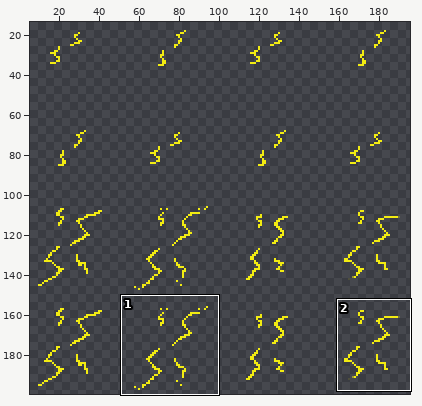
Sprite sheet: assets/sparks.png. The picture above shows the old version from afar; the outline marks the close-up.
Close-up. Earlier state:
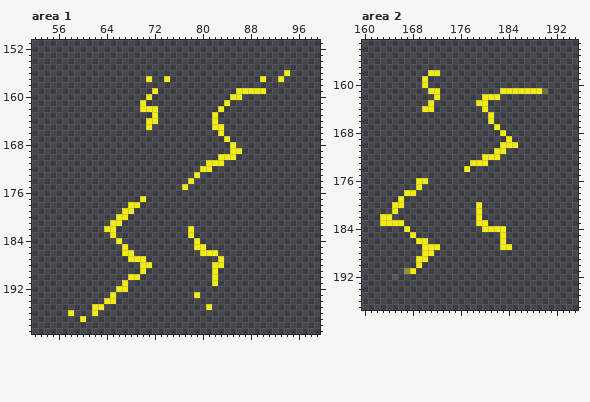
The file is 200x200 pixels. Pixels under 10% opacity are left out. Colours within 5 levels of each other are drawn and written as one. Shown: area 1: x 52..99, y 151..199; area 2: x 160..195, y 153..197. The wide view leaves out empty margins. The commit also changed other parts of the picture, which this record leaves out.
The same view after the edit:
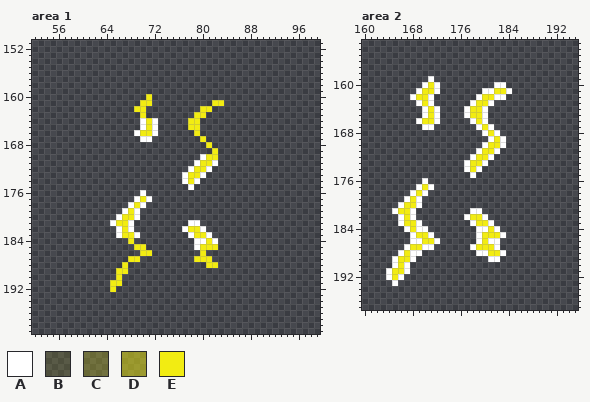
Palette (. is transparent): A #ffffff  B #f2ec121c  C #f2ec1240  D #f2ec1280  E #f2ec12
The edit:
Changed rows in their new state; - is an unchanged pixel.
Area 1:
first column x 58:
156 ------------------------------------.
157 -------------.--.---------------.--.-
159 --------------.-------------.....----
160 ---------------------------..--------
161 -------------E----------EE.----------
162 -----------E-..-------EE-.-----------
163 ------------E-.------EE-.------------
164 ------------A-A-----EE--.------------
165 ------------A-A-----EE--..-----------
166 -----------AEEA------E---.-----------
167 ------------AA--------E---.----------
168 -----------------------E---..--------
169 ------------------------E--..--------
170 ----------------------AEE...---------
171 ---------------------AE-A.-----------
172 --------------------AE-A-------------
173 -------------------AE-A--------------
174 -------------------A-A---------------
175 -------------------.A----------------
176 ------------A------------------------
177 -----------A-A-----------------------
178 ----------A-A------------------------
179 ---------A-A-------------------------
180 --------A-EA-------------------------
181 -------A-EA---------AA---------------
182 ------..AEA--------A-EA--------------
183 -------.AEEA--------AEEA-------------
184 --------.-E----------AAEA------------
185 ---------.-EE--------A-EE------------
186 ---------..-EE---------..------------
187 ------------.--------EEE-.-----------
188 ---------E--..---------E-.-----------
189 --------EE--.-----------.------------
190 --------E-..------------.------------
191 -------EE.--------------.------------
192 -------E..---------------------------
193 -------.-------------.---------------
194 ------..-----------------------------
195 ----..-----------------.-------------
196 .---.--------------------------------
197 --.----------------------------------
Area 2:
first column x 163:
158 --------..------------------
159 -------.A-------------------
160 -------AEA---------AA-------
161 ------AE-A-------AAE-A......
162 -----AEEA.------A--AA-------
163 ------AEA------A--A---------
164 -------A-A----AEEA----------
165 -------AEA----AEEA.---------
166 ------AEEA-----AEA.---------
167 -------AA-------AEA.--------
168 -----------------AEA.-------
169 ------------------AEA.------
170 -----------------AEEA..-----
171 ----------------AEEA.-------
172 ---------------AE-A.--------
173 --------------A--A----------
174 --------------AEA-----------
175 ---------------A------------
176 ------.A--------------------
177 ------AEA-------------------
178 ----.AEA--------------------
179 ---.AEA---------------------
180 --.AEEA---------.-----------
181 --AEEA---------AA-----------
182 ..-AEA--------AE-A----------
183 ...AEEA--------A--A---------
184 ----AEAA--------AA-A.-------
185 -----AEEA-------AEEEA-------
186 -----AA-EA------AEAA.-------
187 ----AEEAA.-----AEEEA..------
188 ---AEAA..-------AAEEA-------
189 --AEEA..----------AA--------
190 --AEA-.---------------------
191 -AEEA.----------------------
192 -AEA------------------------
193 --A-------------------------
